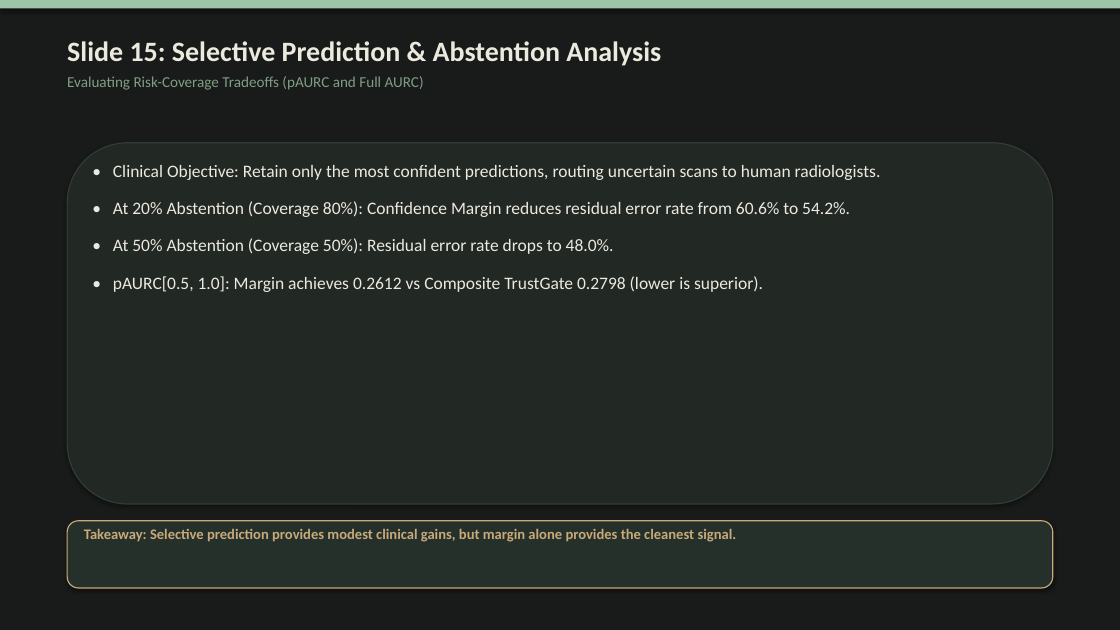
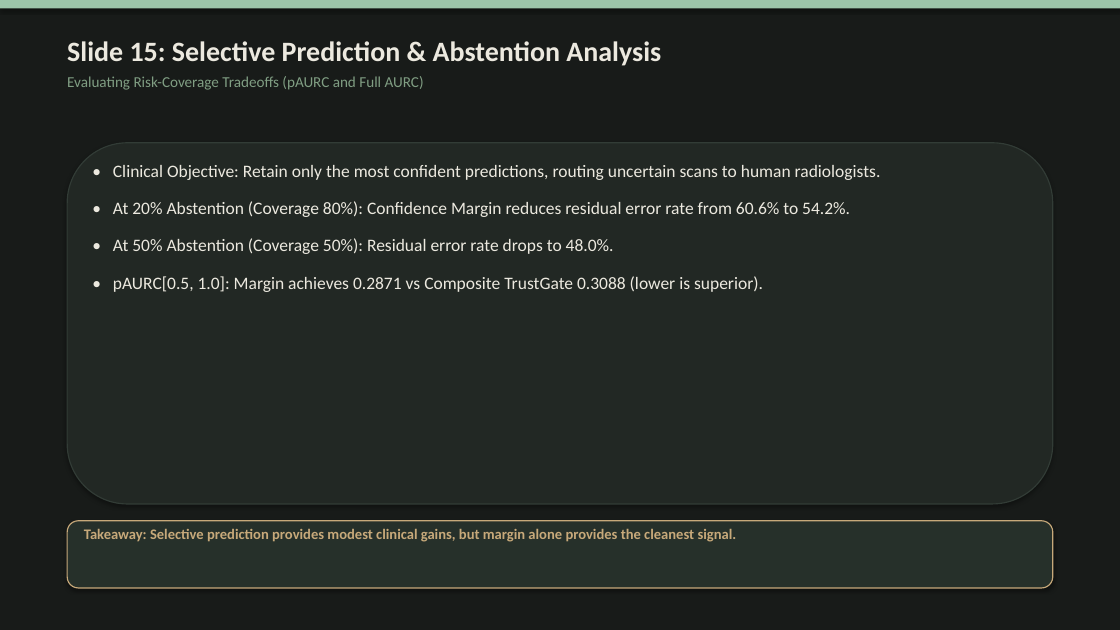
Before and after one commit to Bhavi123-hacker/brain-mri-foundation-benchmark, a slide deck: slide 16 of docs/submission/final/SHIFT_MRI_Final_Presentation.pptx. Drawn at 1120x630 pixels with LibreOffice and Linux fonts; fonts in the diff are those of the drawing. Boxes give left, top, right and bottom in pixels: in the first picture for what was removed or moved away, otherwise in the second. Text is boxed around its words. In the diff, an @@ line names an element or a change of style, - is before the commit and + after.

```diff
--- a/docs/submission/final/SHIFT_MRI_Final_Presentation.pptx
+++ b/docs/submission/final/SHIFT_MRI_Final_Presentation.pptx
@@ text at [113,276,763,292]: text changed @@
-• pAURC[0.5, 1.0]: Margin achieves 0.2612 vs Composite TrustGate 0.2798 (lower is superior).
+• pAURC[0.5, 1.0]: Margin achieves 0.2871 vs Composite TrustGate 0.3088 (lower is superior).
```
Also in this commit, not shown: 2 other slides changed, 14 other files.
